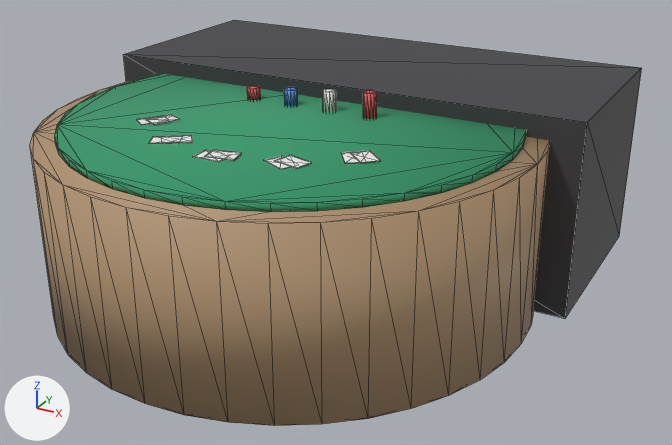
The glTF model dead-city/models/props/blackjack_table.glb as it was, and as the next commit left it.
Before and after are seen from a 50 mm camera at (2.05, -3.13, 2.04) aimed at (0.16, 0.31, 0.31). Lighting does not change. The marker at lower left points along +X, +Y and +Z. The first picture is the older version. Mesh edges are drawn as thin lines. Vertices at exactly the same position are counted once.

Objects in the first picture: 'blackjack_table'.
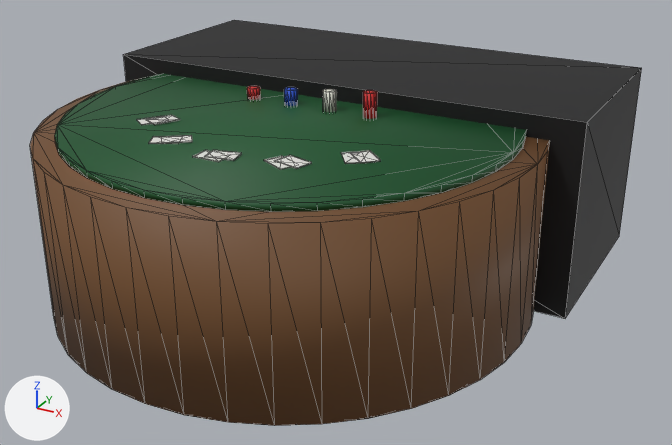
Changed parts and their boxes (x1, y1, x2, y2) in the pictures (672 x 445 px; the box of a moved part takes in the faces that stretch with it):
'blackjack_table', reshaped, recoloured, surface changed (darker)
    both: (30, 20, 642, 426)
part 1 of me_cylinder, moved or reshaped
    before: (363, 90, 377, 119)
    after: (284, 87, 298, 106)
part 2 of me_cylinder, moved or reshaped
    before: (284, 87, 298, 106)
    after: (323, 89, 336, 112)
part 3 of me_cylinder, moved or reshaped
    before: (323, 89, 336, 112)
    after: (363, 90, 377, 119)
part 4 of me_cylinder, recoloured (beige to brown)
    both: (30, 77, 550, 426)
part 5 of me_cylinder, recoloured (darker)
    both: (55, 74, 526, 212)
part 6 of me_cylinder, recoloured (darker)
    both: (123, 20, 642, 318)
part 7 of me_cylinder, recoloured
    both: (137, 115, 381, 170)
part 8 of me_cylinder, recoloured
    before: (247, 86, 377, 119)
    after: (247, 86, 298, 106)
part 9 of me_cylinder, recoloured
    before: (284, 87, 298, 106)
    after: (323, 89, 336, 112)
part 10 of me_cylinder, recoloured
    before: (323, 89, 336, 112)
    after: (363, 90, 377, 119)
part 11 of me_cylinder, surface changed (darker)
    both: (30, 20, 642, 426)

What the commit changed:
Picture 'Palette_blackjack_table' (img_palette_blackjack_table) is new.
Material 'blackjack_table_matte_0.0' (mat_blackjack_table_matte_0_0) is new.
Its texture is img_palette_blackjack_table.
Its roughness is 0.6.
me_cylinder has 344 vertices, 620 faces and spans x -1.2..1.2, y -1.1..1.3, z -0.4..0.54.
me_cylinder is used by ob_blackjack_table; location (0.0, 0.2, 0.4).
me_cylinder part 1: the loose piece of 24 vertices spanning x 0.27..0.33, y 0.12..0.18, z 0.42..0.54 is scaled about its middle by (1, 1, 0.667), then moved by (-0.4, 0.0, -0.02).
me_cylinder part 2: the loose piece of 24 vertices spanning x -0.13..-0.07, y 0.12..0.18, z 0.42..0.5 is moved by (0.2, 0.0, 0.01).
me_cylinder part 3: the loose piece of 24 vertices spanning x 0.07..0.13, y 0.12..0.18, z 0.42..0.52 is moved by (0.2, 0.0, 0.01).
me_cylinder part 4: all 156 faces that had it switch from mat_mallwood (beige #b39573) to mat_blackjack_table_matte_0_0 (picture img_palette_blackjack_table).
me_cylinder part 5: all 156 faces that had it switch from mat_felt (green #38996c) to mat_blackjack_table_matte_0_0 (picture img_palette_blackjack_table).
me_cylinder part 6: all 12 faces that had it switch from mat_malldark (dark grey #3f3f42) to mat_blackjack_table_matte_0_0 (picture img_palette_blackjack_table).
me_cylinder part 7: all 120 faces that had it switch from mat_mallwhite (white #f1f1ef) to mat_blackjack_table_matte_0_0 (picture img_palette_blackjack_table).
me_cylinder part 8: all 88 faces that had it switch from mat_chip0 (red #e75959) to mat_blackjack_table_matte_0_0 (picture img_palette_blackjack_table).
me_cylinder part 9: all 44 faces that had it switch from mat_chip1 (blue #5995e7) to mat_blackjack_table_matte_0_0 (picture img_palette_blackjack_table).
me_cylinder part 10: all 44 faces that had it switch from mat_chip2 (white #f3f3ed) to mat_blackjack_table_matte_0_0 (picture img_palette_blackjack_table).
me_cylinder part 11: texture (UV) coordinates of 620 of 620 faces, centred in x -1.2..1.2, y -1.1..1.3, z -0.4..0.54, changed; they spanned u 0.0..1.0, v 0.0..1.0 and now span u 0.17..0.83, v 0.17..0.83.
